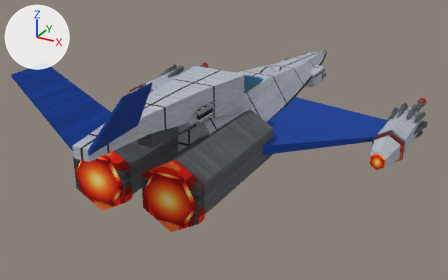
The Blender file tools/lowforge/models/kite.blend, before and after one commit.
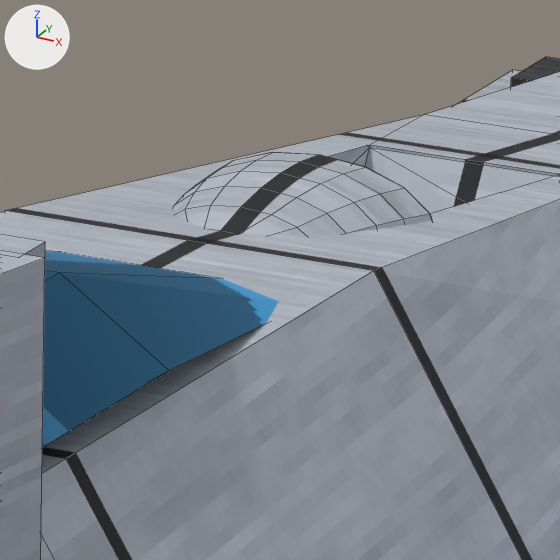
Each version is shown whole from a 50 mm lens placed at (59.6, -123.7, 49.8), pointed at (-0.7, -14.1, -5.0), then close up on the part from 54% to 64% of the width and 19% to 36% of the height. Every picture has the same lights, and +X, +Y and +Z are marked at upper left. The first two pictures are the older version. The close-ups show mesh edges as thin lines.

The older version as bpy lines, for what is in view:
```python
me_fuselage = bpy.data.meshes.new('fuselage')
me_fuselage.from_pydata(...)  # 51 vertices, 47 faces; spans x -9.0..9.0, y -30.0..46.0, z -4.8..7.0
me_fuselage.materials.append(mat_steel_plate)  # picture img_plate
me_port_hood = bpy.data.meshes.new('port_hood')
me_port_hood.from_pydata(...)  # 54 vertices, 47 faces; spans x -2.7..2.7, y 1.5..6.0, z 5.13..6.63
me_port_hood.materials.append(mat_steel_plate)  # picture img_plate
me_port_hood_mouth = bpy.data.meshes.new('port_hood_mouth')
me_port_hood_mouth.from_pydata(...)  # 9 vertices, 1 face; spans x -2.7..2.7, y 6.02, z 5.13..6.53
me_port_hood_mouth.materials.append(mat_bore_dark)  # picture img_dark
# before: 0 (2.7, 6.02, 5.13), 1 (2.49, 6.02, 5.67) at pixel (430, 213), 2 (1.91, 6.02, 6.12) at pixel (404, 187), 3 (1.03, 6.02, 6.43) at pixel (365, 166), 4 (0.0, 6.02, 6.53) at pixel (318, 154)
# before: 5 (-1.03, 6.02, 6.43) at pixel (272, 152), 6 (-1.91, 6.02, 6.12) at pixel (233, 160), 7 (-2.49, 6.02, 5.67) at pixel (206, 178), 8 (-2.7, 6.02, 5.13)
me_tail_boom = bpy.data.meshes.new('tail_boom')
me_tail_boom.from_pydata(...)  # 16 vertices, 14 faces; spans x -6.0..6.0, y -60.0..-18.0, z 4.0..12.5
me_tail_boom.materials.append(mat_steel_plate)  # picture img_plate
ob_fuselage = bpy.data.objects.new('fuselage', me_fuselage)
ob_fuselage.location = (0.0, 0.0, 0.0)
ob_port_hood = bpy.data.objects.new('port_hood', me_port_hood)
ob_port_hood.location = (0.0, 0.0, 0.0)
ob_port_hood_mouth = bpy.data.objects.new('port_hood_mouth', me_port_hood_mouth)
ob_port_hood_mouth.location = (0.0, 0.0, 0.0)
ob_tail_boom = bpy.data.objects.new('tail_boom', me_tail_boom)
ob_tail_boom.location = (0.0, 0.0, 0.0)
# also in view: 'sight' at (-4.5, 29.0, 1.4); 'canopy' at (0.0, -14.0, 7.4); 'intake_lip' at (0.0, -17.7, 11.7)
```
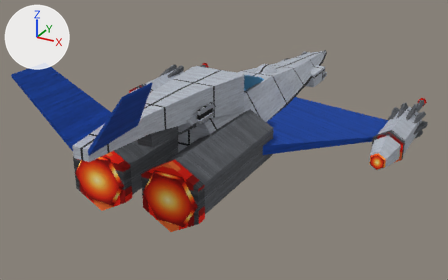
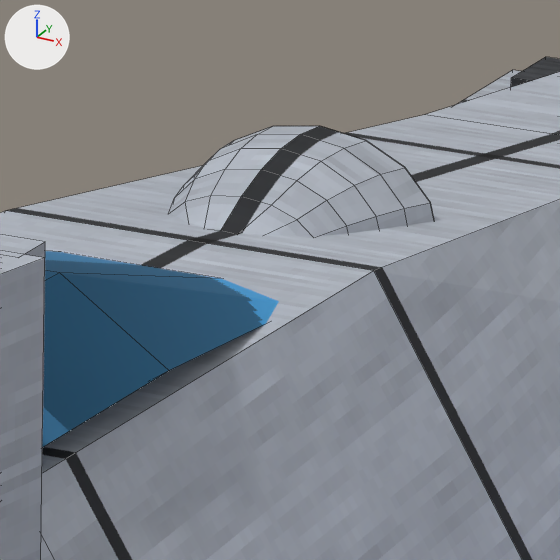
The change, as a diff of the scene's bpy script:
```diff
--- a/tools/lowforge/models/kite.blend.py
+++ b/tools/lowforge/models/kite.blend.py
@@ me_fuselage @@
 # used by ob_fuselage; location = (0.0, 0.0, 0.0)
-me_fuselage.from_pydata(...)  # 51 vertices, 47 faces; spans x -9.0..9.0, y -30.0..46.0, z -4.8..7.0
+me_fuselage.from_pydata(...)  # 36 vertices, 32 faces; spans x -9.0..9.0, y -30.0..46.0, z -4.8..7.0
+# me_fuselage part 1
+# 15 vertices are removed from x -2.2..2.2, y 5.0..13.4, z 3.1..5.7
+# 16 faces are deleted
+# 1 new face joins them
 me_fuselage.materials.append(mat_steel_plate)
@@ me_port_hood @@
 # used by ob_port_hood; location = (0.0, 0.0, 0.0)
-me_port_hood.from_pydata(...)  # 54 vertices, 47 faces; spans x -2.7..2.7, y 1.5..6.0, z 5.13..6.63
+me_port_hood.from_pydata(...)  # 54 vertices, 47 faces; spans x -2.7..2.7, y 1.5..6.0, z 5.13..7.2
+# me_port_hood part 2: 35 of 54 vertices moved; they spanned x -2.49..2.49, y 2.4..6.0, z 5.67..6.63 and now span x -2.49..2.49, y 2.4..6.0, z 5.9..7.2; mean shift (0.0, 0.0, 0.33); largest move (0.0, 6.0, 6.53) -> (0.0, 6.0, 7.13)
 me_port_hood.materials.append(mat_steel_plate)
@@ me_port_hood_mouth @@
 # used by ob_port_hood_mouth; location = (0.0, 0.0, 0.0)
 # verts and faces of me_port_hood_mouth; kept vertices keep their numbers, new ones are numbered from 9
-me_port_hood_mouth.from_pydata(...)  # 9 vertices, 1 face; spans x -2.7..2.7, y 6.02, z 5.13..6.53
+me_port_hood_mouth.from_pydata(...)  # 9 vertices, 1 face; spans x -2.7..2.7, y 6.02, z 5.13..7.13
+# me_port_hood_mouth part 3
+delete_vertices([*range(1, 8)])  # with the faces that use them
+verts[9] = (2.49, 6.02, 5.9)  # pixel (430, 202)
+verts[10] = (1.91, 6.02, 6.55)  # pixel (405, 167)
+verts[11] = (1.03, 6.02, 6.98)  # pixel (366, 140)
+verts[12] = (0.0, 6.02, 7.13)  # pixel (319, 125)
+verts[13] = (-1.03, 6.02, 6.98)  # pixel (273, 126)
+verts[14] = (-1.91, 6.02, 6.55)  # pixel (233, 140)
+verts[15] = (-2.49, 6.02, 5.9)
+faces += [(0, 8, 15, 14, 13, 12, 11, 10, 9)]
 me_port_hood_mouth.materials.append(mat_bore_dark)
```

Pixel boxes [x1, y1, x2, y2] of what changed, in the close-ups (560 x 560 px):
'port_hood', reshaped (34% taller): before [174, 153, 432, 235]; after [169, 126, 434, 236]
'port_hood_mouth', reshaped (37% taller): before [234, 152, 432, 219]; after [239, 126, 434, 218]
part 1 of me_fuselage, built on: [6, 115, 560, 270] in both
